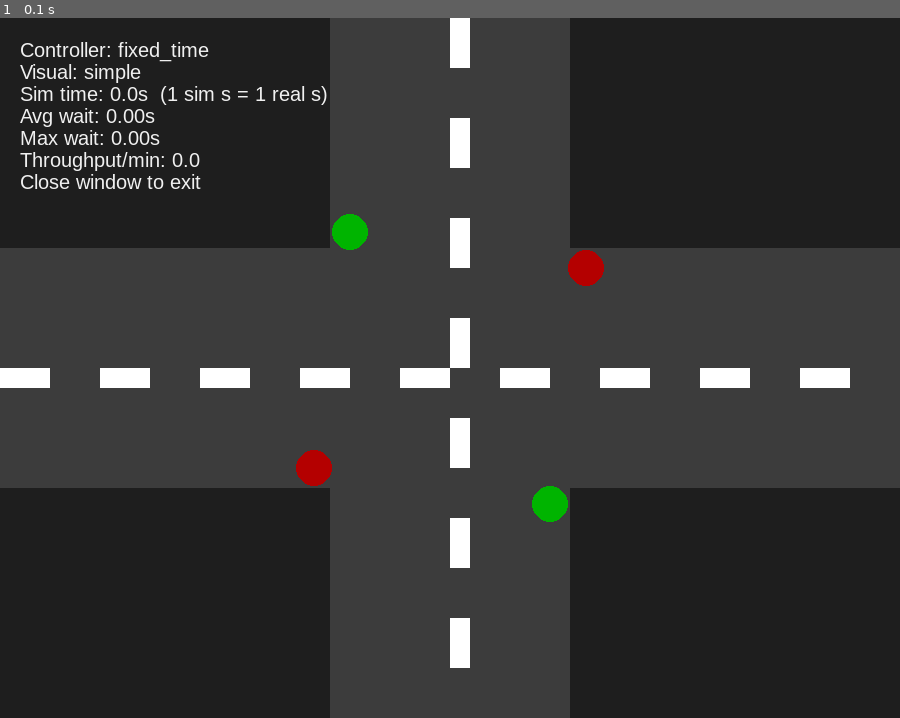
Above: before the commit, frame 1.
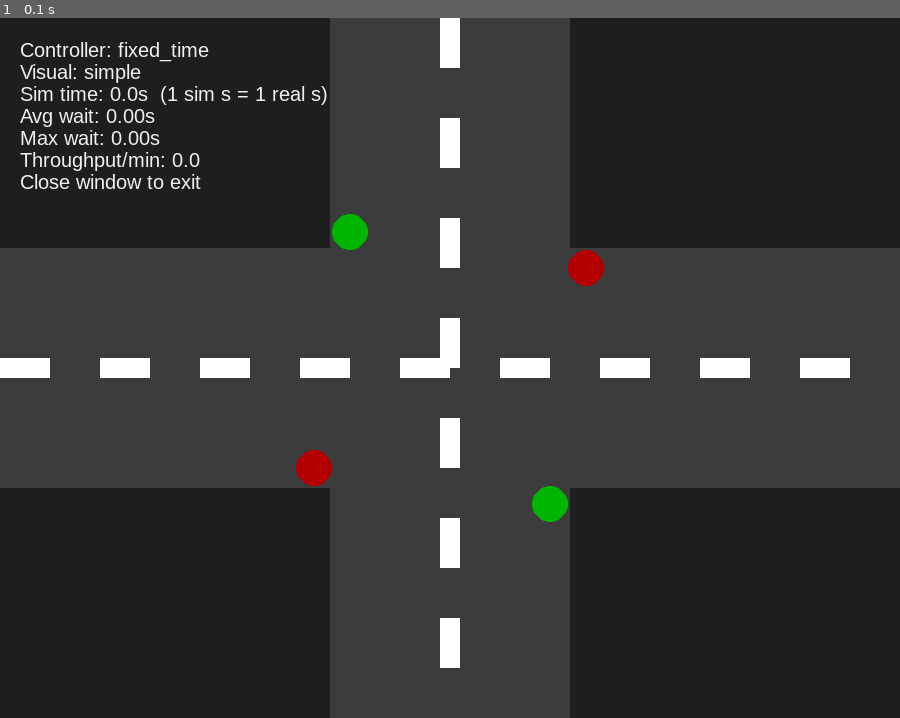
Above: after the commit, the same moment.

Repository: pedromcs99/traffic-simulator
Game: pygame game, started from traffic_sim/__main__.py
Same seed, same stepped clock (60 frames per second), same inputs: the game is played once before the commit and once after it.
Inputs:
- Up to frame 1 (0.1 s): no input

The runs differ from the first frame. In frame 1, 2.5% of the frame differs, in the area x 0-95%, y 0-93%.

Commit message:
fix centering of road line

Diff:
--- a/traffic_sim/visual_backends/pygame_impl.py
+++ b/traffic_sim/visual_backends/pygame_impl.py
@@ -149,16 +149,17 @@
         h = INTERSECTION_HALF_PX
         line_color = (255, 255, 255)
         line_length = 50
+        line_height = 20
 
         horizontal_lane_counter = 0
         vertical_lane_counter = 0
 
         while(vertical_lane_counter < self.config.height):
-            pygame.draw.rect(self.screen, line_color, (self.config.width//2, 0 + vertical_lane_counter, 20, line_length))
+            pygame.draw.rect(self.screen, line_color, ((self.config.width//2) - (line_height//2), 0 + vertical_lane_counter, line_height, line_length))
             vertical_lane_counter+=100
 
         while(horizontal_lane_counter < self.config.width):
-            pygame.draw.rect(self.screen, line_color, (0 + horizontal_lane_counter, self.config.height//2, line_length, 20))
+            pygame.draw.rect(self.screen, line_color, (0 + horizontal_lane_counter, self.config.height//2 - (line_height//2), line_length, line_height))
             horizontal_lane_counter+=100
 
 
